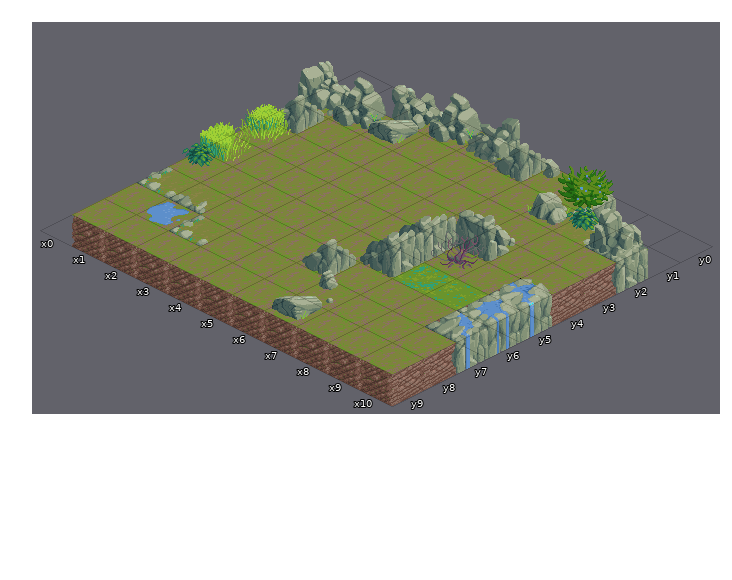
Two versions of a level (Tiled map (JSON), room0000.tmj). That is the earlier state.
Cells are 64x32 px. Isometric: x runs down to the right, y down to the left. Shown: x 0..10, y 0..9.
After the commit:
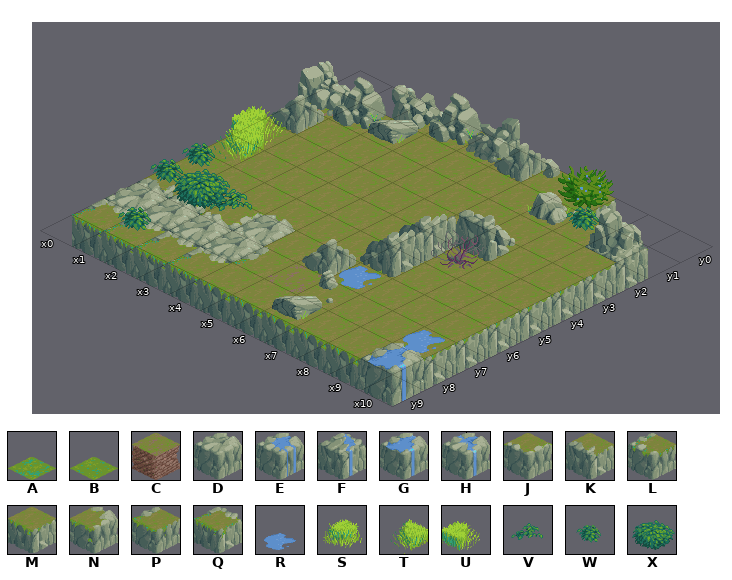
Key: from "iso-64x64-outside": A 0, B 1, C 34, D 55, E 60, F 61, G 63, H 64, J 71, K 72, L 74, M 75, N 76, P 77, Q 79, R 101, S 110, T 113, U 115, V 126, W 127, X 128.
_ is an empty cell.
Tiles replaced or removed in this view: A, B, C, E, F, H, L, N, R, S, U.
From old to new:
Changed rows in their new state; . is an unchanged cell.
Layer "Tile Layer 1":
first column x 1:
 1 ..MMMMMM..
 2 .MMMMMMMM.
 3 MMMMMMMMMM
 4 MMMMMMMMMM
 5 MMMMMMMMMM
 6 MMMMMMMMMM
 7 K.JDMMMMMM
 8 DDDDP.MMMM
 9 QQQQMMMMMG
Layer "Tile Layer 2":
first column x 0:
 3 U.........
 4 T.........
 5 .......__.
 6 WXV...R...
 7 ._.......R
 8 .W........
Boxes around the changes in both pictures, in picture pixels (x1, y1, x2, y2):
changed: (72, 104, 616, 406)
